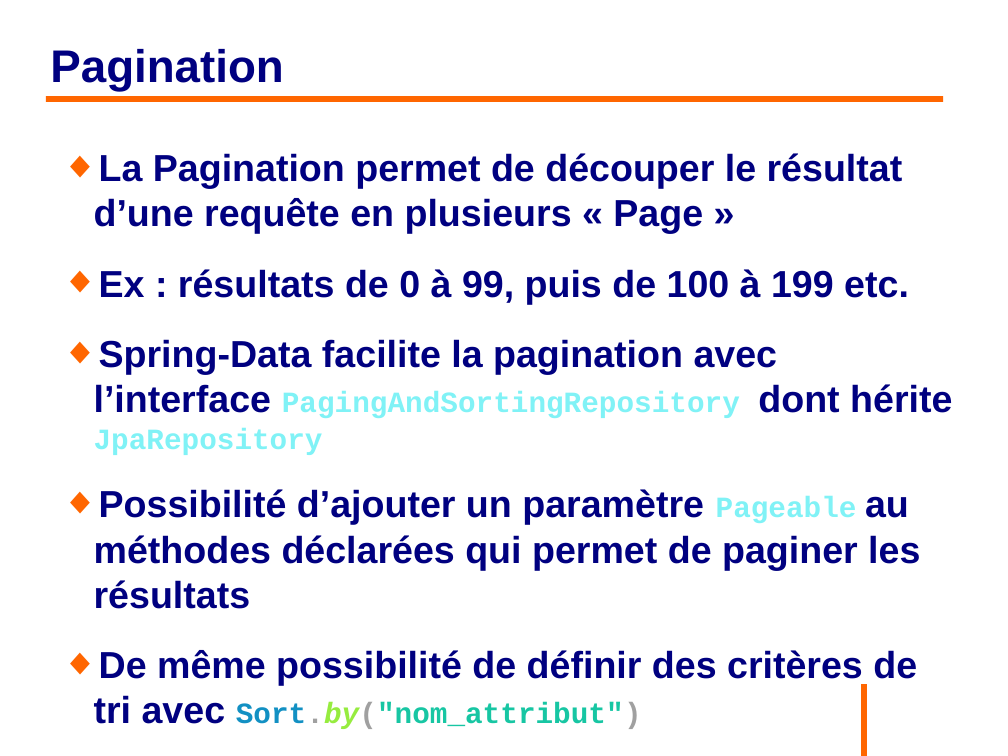
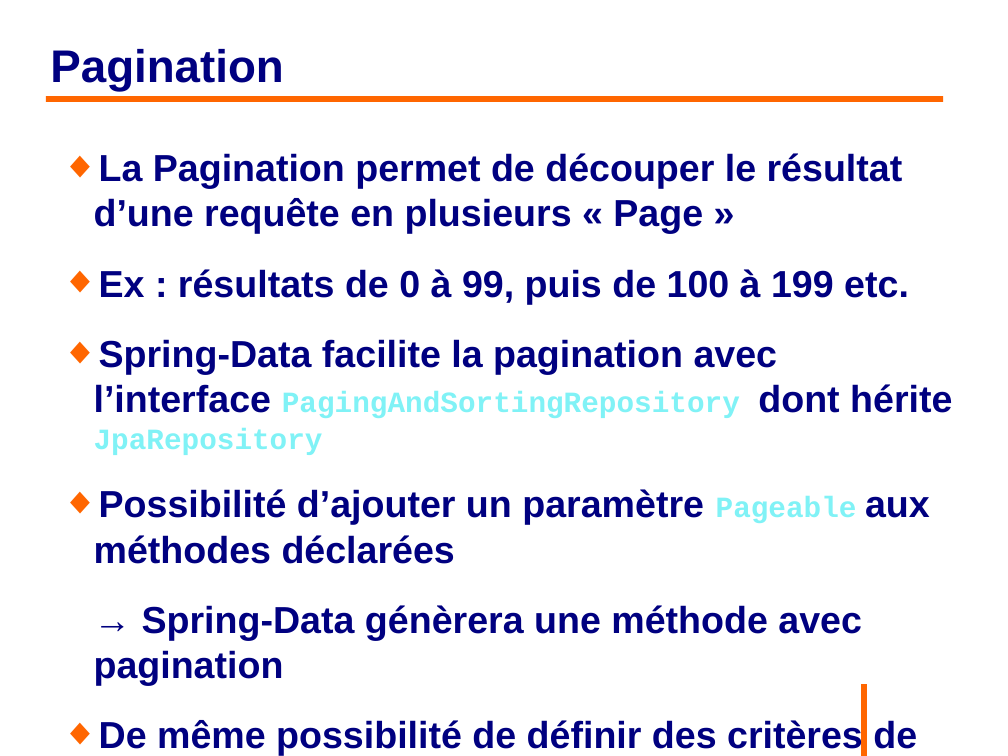
Before and after one commit to philphils/formation-hibernate-avancee, a slide deck: slide 39 of Documentation/diapo_formation_hibernate_avancee.odp. Drawn at 1008x756 pixels with LibreOffice and Linux fonts; fonts in the diff are those of the drawing; background and template pictures are left out. Boxes give left, top, right and bottom in pixels: in the first picture for what was removed or moved away, otherwise in the second. Text is boxed around its words. In the diff, an @@ line names an element or a change of style, - is before the commit and + after.

```diff
--- a/Documentation/diapo_formation_hibernate_avancee.odp
+++ b/Documentation/diapo_formation_hibernate_avancee.odp
@@ text at bbox=[94, 489, 930, 685]: text changed @@
-◆ Possibilité d’ajouter un paramètre Pageable au méthodes déclarées qui permet de paginer les résultats
+◆ Possibilité d’ajouter un paramètre Pageable aux méthodes déclarées
+→ Spring-Data génèrera une méthode avec pagination
```
Also in this commit, not shown: 6 other slides changed.
